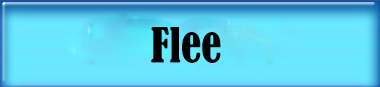
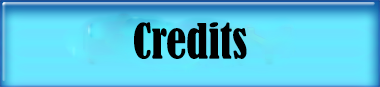
Before/after of a 380x87 layered artwork. What changed in the layer stack:
renamed "Flee" to "Credits", painted on it over [134, 22, 247, 63]
